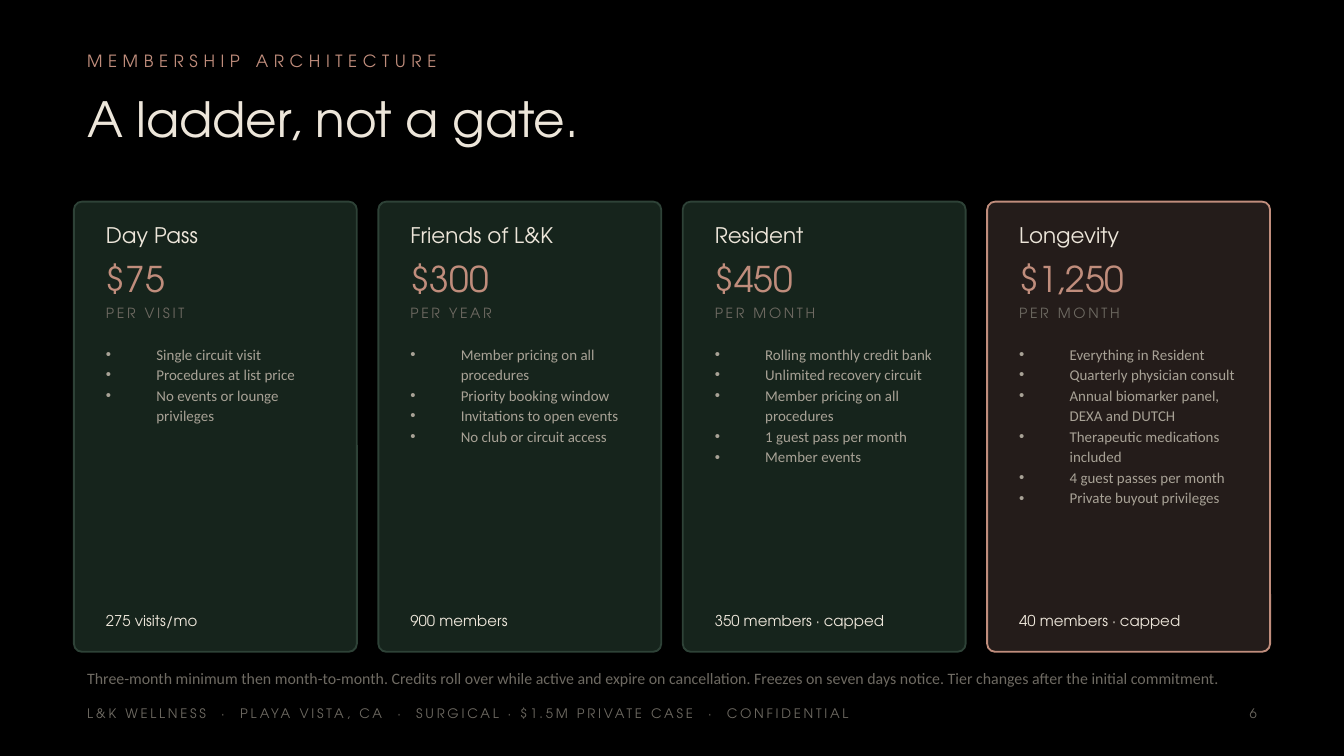
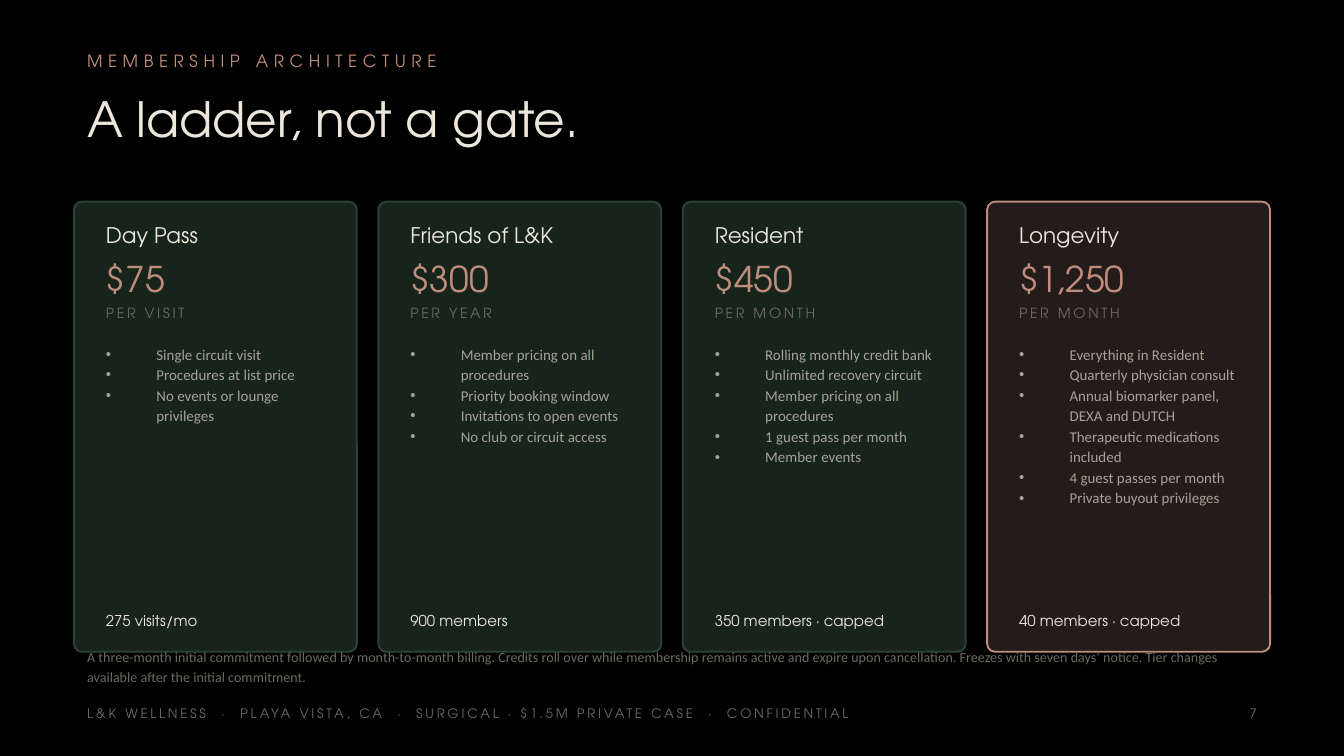
Before and after one commit to apexalpha811/2mil_surgical, a slide deck: slide 7 of 1.5mil_surgical.pptx (slide 6 before the commit). Drawn at 1344x756 pixels with LibreOffice and Linux fonts; fonts in the diff are those of the drawing. Boxes give left, top, right and bottom in pixels: in the first picture for what was removed or moved away, otherwise in the second. Text is boxed around its words. In the diff, an @@ line names an element or a change of style, - is before the commit and + after.

```diff
--- a/1.5mil_surgical.pptx
+++ b/1.5mil_surgical.pptx
@@ text "A three-month initial commitment followed ..." at <box>87,650,1218,682</box>: vertical alignment middle to top @@
@@ text at <box>87,650,1218,682</box>: text changed; size 8.5 to 7.5 pt @@
-Three-month minimum then month-to-month. Credits roll over while active and expire on cancellation. Freezes on seven days notice. Tier changes after the initial commitment.
+A three-month initial commitment followed by month-to-month billing. Credits roll over while membership remains active and expire upon cancellation. Freezes with seven days’ notice. Tier changes available after the initial commitment.
@@ text at <box>1250,708,1257,718</box>: text changed @@
-6
+7
```
Also in this commit, not shown: 35 other slides changed, 6 slides added, 5 other files.
